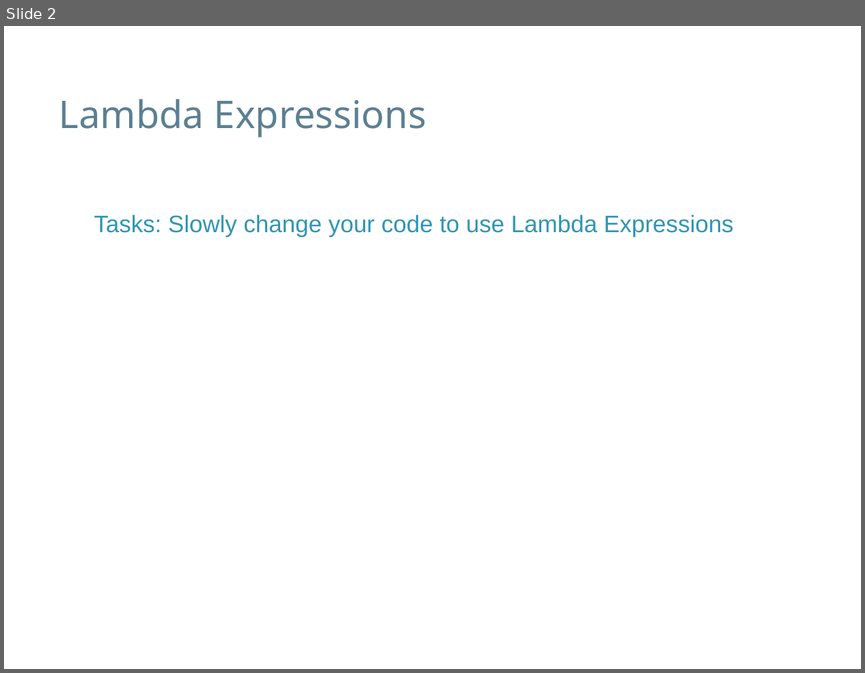
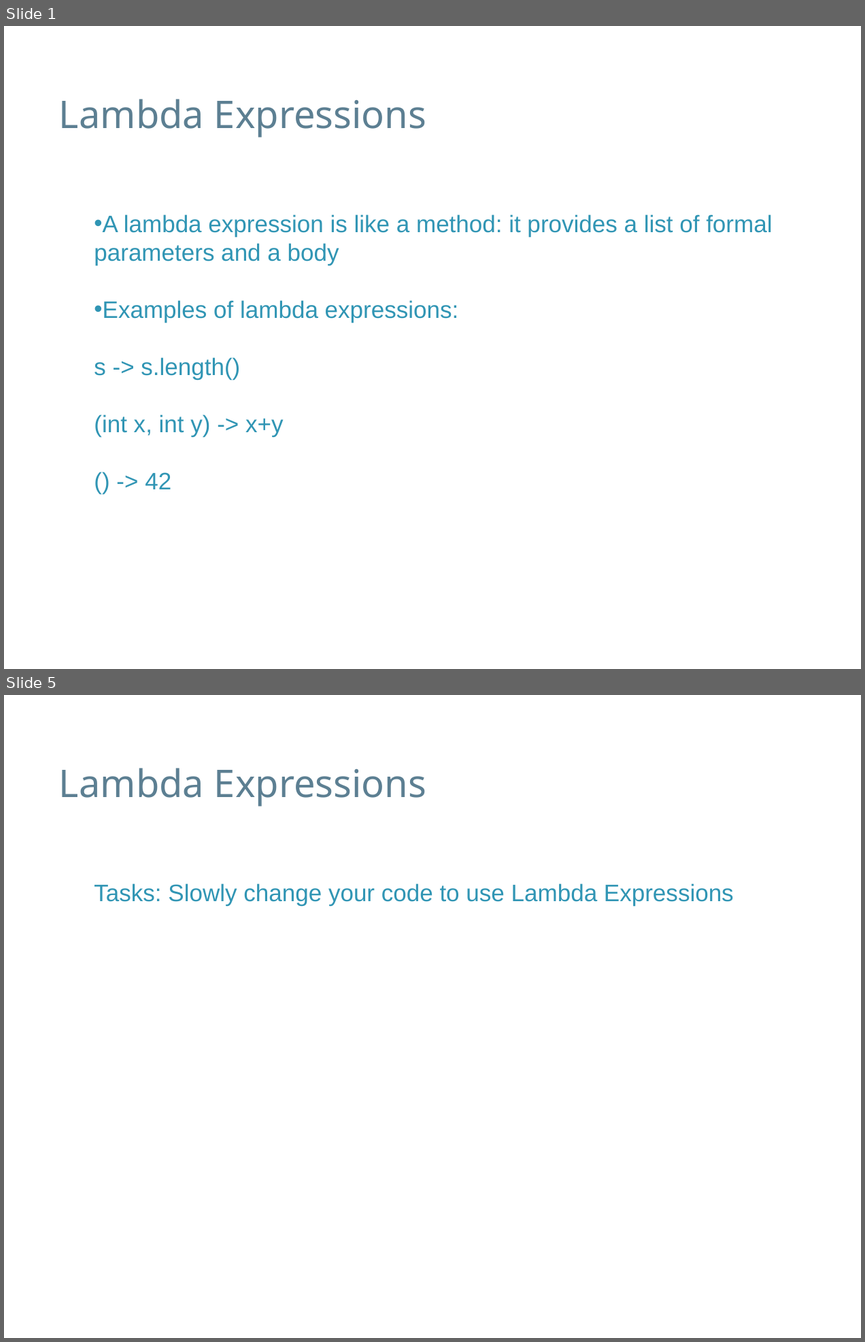
Before and after one commit to speedyswedy/Lambda, a slide deck: slides/Java 8 - Lambda Expresssions.pptx. Shown one above the other, each under a label of ours: slide 2 before the commit, slides 1 and 5 after it; the slides between them are not shown. The pictures are 865x673 and 865x1342 pixels, drawn with LibreOffice and Linux fonts; fonts in the diff are those of the drawing; background and template pictures are left out. Boxes give left, top, right and bottom in pixels: in the first picture for what was removed or moved away, otherwise in the second. Text is boxed around its words. In the diff, an @@ line names an element or a change of style, - is before the commit and + after.

Commit message:
added more information to lambda expression slide

```diff
--- a/slides/Java 8 - Lambda Expresssions.pptx
+++ b/slides/Java 8 - Lambda Expresssions.pptx
@@ slide 1 added at <box>4,26,861,669</box>, background #FFFFFF @@
@@ text added at <box>59,99,426,138</box>, 32 pt, text #5C7F92 @@
+Lambda Expressions
@@ text added at <box>94,214,772,489</box>, 20 pt, text #3095B4 @@
+• A lambda expression is like a method: it provides a list of formal parameters and a body
+• Examples of lambda expressions:
+s -> s.length()
+(int x, int y) -> x+y
+() -> 42
@@ what was slide 2 is now slide 5 @@
```
Also in this commit, not shown: 1 slide changed, 2 other slides added, 1 other file.
